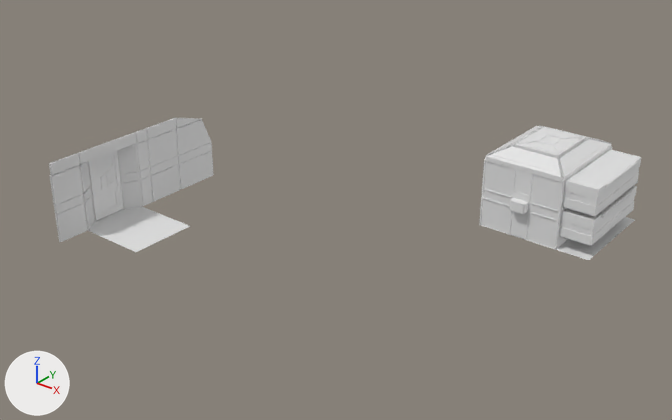
The Blender file BlenderSource/MonitorMessHall.blend: old version first, new version second.
Camera for both pictures: a 50 mm lens placed at (86.3, -65.8, 52.7), pointed at (22.8, 13.5, 3.5). Arrows for +X, +Y and +Z are at lower left; the lights stay in place.
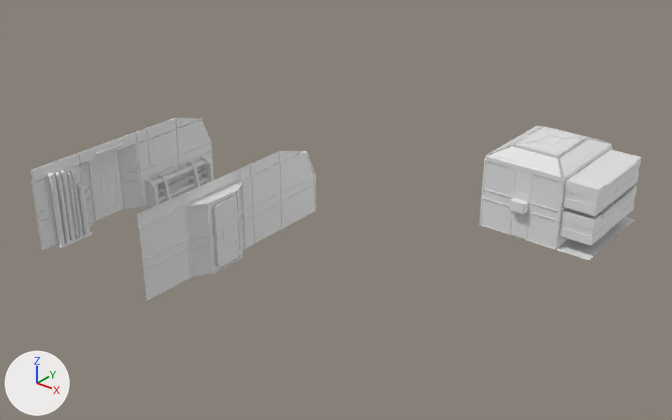
Commit message: Add more detail to mess hall walls

Scene script edits in JSON lines:
```json
{"block": "me_cube", "where": "# used by ob_cube; location = (0.0, 0.0, 0.0)"}
{"op": "remove", "block": "me_cube", "code": "me_cube.from_pydata(...)  # 3496 vertices, 2509 faces; spans x -3.8..49.8, y -8.7..40.7, z 0.0..10.6"}
{"op": "add", "block": "me_cube", "code": "me_cube.from_pydata(...)  # 5513 vertices, 3854 faces, 4 loose edges; spans x -3.8..49.8, y -11.2..40.7, z 0.0..10.6"}
{"block": "me_cube", "change": "me_cube part 1: the loose piece of 288 vertices spanning x -3.8..-3.4, y -1.9..1.6, z 0.7..8.3 is copied, and the copy is mirrored in x about its middle, then moved by (21.5, 0.0, 0.0); it spans x 17.6..18.1, y -1.9..1.6, z 0.7..8.3"}
{"block": "me_cube", "change": "me_cube part 2: a new loose piece, a 32-sided cylinder along y spanning x -1.97..-1.06, y 5.29..14.91, z 2.53..3.26, in mat_material (white #e7e7e7)"}
{"block": "me_cube", "change": "me_cube part 3: a new loose piece, a 32-sided cylinder along y spanning x -1.57..-0.86, y 5.29..14.91, z 0.25..0.83, in mat_material (white #e7e7e7)"}
{"block": "me_cube", "change": "me_cube part 4: 27 vertices moved from x -2.2..-2.0, y -8.7..-8.5, z 0.0..10.4 to x -2.2..-1.9, y -11.2..-4.8, z 0.0..10.4; 597 vertices added at x -2.2..-0.9, y -11.0..-4.8, z 0.0..9.5"}
{"block": "me_cube", "change": "me_cube part 5: 504 vertices added at x 14.3..17.7, y -11.2..17.3, z 0.0..10.4"}
{"block": "me_cube", "change": "me_cube part 6: 182 vertices added at x -2.2..-0.1, y 4.9..15.3, z 0.0..8.7"}
{"block": "me_cube", "change": "me_cube part 7: 2 vertices removed from x 6.9, y -4.6..4.2, z 0.0"}
```

Changed parts and their boxes (x1, y1, x2, y2) in the pictures (672 x 420 px):
```json
{"object": "Cube", "change": "reshaped", "before": [49, 118, 641, 260], "after": [31, 118, 641, 301], "on screen": "29% taller"}
{"part": 1, "of": "me_cube", "change": "added", "after": [212, 197, 240, 266]}
{"part": 2, "of": "me_cube", "change": "added", "after": [152, 160, 206, 186]}
{"part": 3, "of": "me_cube", "change": "added", "after": [158, 177, 208, 202]}
{"part": 4, "of": "me_cube", "change": "built on", "before": [49, 153, 86, 242], "after": [31, 153, 93, 250]}
{"part": 5, "of": "me_cube", "change": "added", "after": [137, 151, 316, 301]}
{"part": 6, "of": "me_cube", "change": "added", "after": [144, 132, 214, 207]}
{"part": 7, "of": "me_cube", "change": "deleted", "before": [88, 206, 190, 252]}
```
